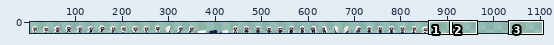
Sprite sheet, stored at Assets/Sprites/Characters/forsen2.png. Above, an overview of the earlier version with the close-up marked.
Close-up. Earlier state:
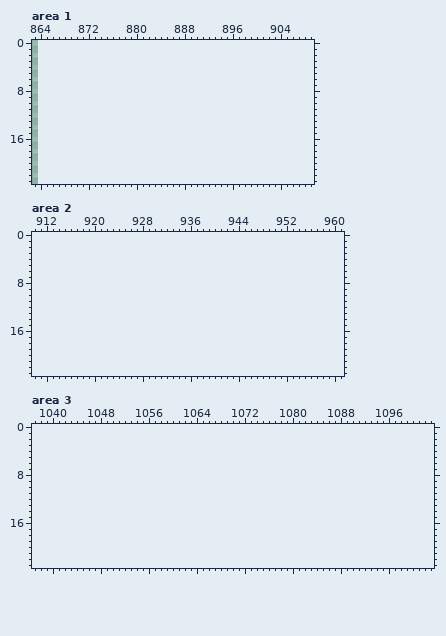
The file is 864x24 pixels. Shown: area 1: x 863..909, y 0..23; area 2: x 910..961, y 0..23; area 3: x 1037..1103, y 0..23. The old version is drawn lined up with the new one, on the new canvas. The wide view leaves out empty margins. The commit also changed other parts of the picture, which this record leaves out.
Once edited:
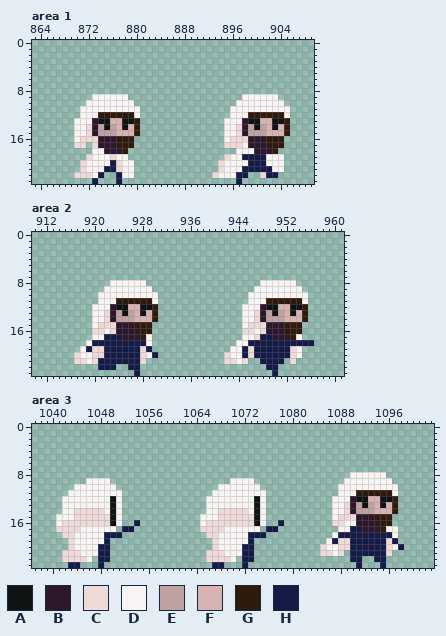
Palette (. is transparent): A #0f1314  B #2d172c  C #efdada  D #f9f4f4  E #bea1a1  F #d8b3b3  G #2f1b0e  H #151b47
Diff:
canvas 864x24 -> 1104x24
Area 1:
y 9: x 873..878 ...... -> DDDDDD; x 898..903 ...... -> DDDDDD
y 10: x 872..879 ........ -> DDDDDDDD; x 897..904 ........ -> DDDDDDDD
y 11: x 871..880 .......... -> DDDDDDDDDD; x 896..905 .......... -> DDDDDDDDDD
y 12: x 871..880 .......... -> DDDGGGGGGD; x 896..905 .......... -> DDDGGGGGGD
y 13: x 870..880 ........... -> DDDBAAFFAAG; x 895..905 ........... -> DDDBAAFFAAG
y 14: x 870..880 ........... -> DDCBEAEFAFG; x 895..905 ........... -> DDCBEAEFAFG
y 15: x 870..880 ........... -> DDCBEEEFFFG; x 895..905 ........... -> DDCBEEEFFFG
y 16: x 870..879 .......... -> DCCCBBBGGG; x 895..904 .......... -> DCCCBBBGGG
y 17: x 870..871 .. -> CC; x 873..879 ....... -> CBBBGGG; x 895..904 .......... -> CCCDBBBGGG
y 18: x 873..878 ...... -> DDBBBG; x 897..903 ....... -> DDDBBBG
y 19: x 872..878 ....... -> CDDDCDD; x 895..904 .......... -> CDDHHHHDDD
y 20: x 871..879 ......... -> CDDDDHCDD; x 894..904 ........... -> CDDDDHHHDDD
y 21: x 871..879 ......... -> CDDDHHCDD; x 894..904 ........... -> CDDDHHHHHDD
y 22: x 870..874 ..... -> CCCDH; x 877..879 ... -> HDD; x 893..898 ...... -> CDDDHH; x 901..903 ... -> CHH
y 23: x 873 . -> H; x 877 . -> H; x 897 . -> H
Area 2:
y 8: x 923..928 ...... -> DDDDDD; x 948..953 ...... -> DDDDDD
y 9: x 922..929 ........ -> DDDDDDDD; x 947..954 ........ -> DDDDDDDD
y 10: x 921..930 .......... -> DDDDDDDDDD; x 946..955 .......... -> DDDDDDDDDD
y 11: x 921..930 .......... -> DDDGGGGGGD; x 946..955 .......... -> DDDGGGGGGD
y 12: x 920..930 ........... -> DDDBAAFFAAG; x 945..955 ........... -> DDDBAAFFAAG
y 13: x 920..930 ........... -> DDCBEAEFAFG; x 945..955 ........... -> DDCBEAEFAFG
y 14: x 920..930 ........... -> DDCBEEEFFFG; x 945..955 ........... -> DDCBEEEFFFG
y 15: x 920..929 .......... -> DCCCBBBGGG; x 945..954 .......... -> DCCCBBBGGG
y 16: x 920..929 .......... -> CCDCBBBGGG; x 945..954 .......... -> CCDCBBBGGG
y 17: x 920..929 .......... -> DDHHHBBBGD; x 945..954 .......... -> DDCHHBBBGD
y 18: x 919..929 ........... -> DHHHHHHHHHD; x 944..956 ............. -> DDHHHHHHHHHHH
y 19: x 918..929 ............ -> DHCCHHHHHHCH; x 943..954 ............ -> DDHCHHHHHHCD
y 20: x 917..930 .............. -> CDDCCHHHHHHCDH; x 942..954 ............. -> CDDHCHHHHHHCD
y 21: x 917..928 ............ -> CCDCHHHHHHHC; x 942..945 .... -> CCDC; x 948..951 .... -> HHHH; x 953 . -> C
y 22: x 921..923 ... -> HHH; x 926..927 .. -> HH; x 949..950 .. -> HH
y 23: x 927 . -> H; x 950 . -> H
Area 3:
y 8: x 1090..1095 ...... -> DDDDDD
y 9: x 1046..1049 .... -> DDDD; x 1070..1073 .... -> DDDD; x 1089..1096 ........ -> DDDDDDDD
y 10: x 1044..1050 ....... -> DDDDDDD; x 1068..1074 ....... -> DDDDDDD; x 1088..1097 .......... -> DDDDDDDDDD
y 11: x 1043..1051 ......... -> DDDDDDDDD; x 1067..1075 ......... -> DDDDDDDDD; x 1088..1097 .......... -> DDDGGGGGGD
y 12: x 1042..1051 .......... -> DDDDDDDDAD; x 1066..1075 .......... -> DDDDDDDDAD; x 1087..1097 ........... -> DDDBAAFFAAG
y 13: x 1042..1051 .......... -> DDDDDDDDAD; x 1066..1075 .......... -> DDDDDDDDAD; x 1087..1097 ........... -> DDCBEAEFAFG
y 14: x 1042..1051 .......... -> DDCCCCCDAD; x 1066..1075 .......... -> DDCCCCCDAD; x 1087..1097 ........... -> DDCBEEEFFFG
y 15: x 1041..1051 ........... -> DDDCCCCCCAD; x 1065..1075 ........... -> DDDCCCCCCAD; x 1087..1096 .......... -> DCCCBBBGGG
y 16: x 1041..1051 ........... -> DCCCCCCCCAD; x 1054 . -> H; x 1065..1075 ........... -> DCCCCCCCCAD; x 1078 . -> H; x 1087..1096 .......... -> CCDDBBBGGG
y 17: x 1041..1050 .......... -> CCCCDDDDDD; x 1052..1053 .. -> HH; x 1065..1074 .......... -> CCCCDDDDDD; x 1076..1077 .. -> HH; x 1088..1097 .......... -> DDHHBBBGDD
y 18: x 1042..1051 .......... -> CCDDDDDHHH; x 1066..1075 .......... -> CCDDDDDHHH; x 1087..1097 ........... -> DHHHHHHHHHD
y 19: x 1043..1049 ....... -> CDDDDDH; x 1067..1073 ....... -> CDDDDDH; x 1086..1097 ............ -> DHCCHHHHHHCH
y 20: x 1043..1049 ....... -> CDDDDHH; x 1067..1073 ....... -> CDDDDHH; x 1085..1098 .............. -> CDDCCHHHHHHCDH
y 21: x 1042..1049 ........ -> CCCDDDHH; x 1066..1073 ........ -> CCCDDDHH; x 1085..1088 .... -> CCDC; x 1090..1096 ....... -> HHHHHHC
y 22: x 1042..1046 ..... -> CCCCD; x 1048..1049 .. -> HH; x 1066..1070 ..... -> CCCCD; x 1072..1073 .. -> HH; x 1090..1091 .. -> HH; x 1094..1095 .. -> HH
y 23: x 1043..1044 .. -> HH; x 1048 . -> H; x 1067..1068 .. -> HH; x 1072 . -> H; x 1091 . -> H; x 1095 . -> H
